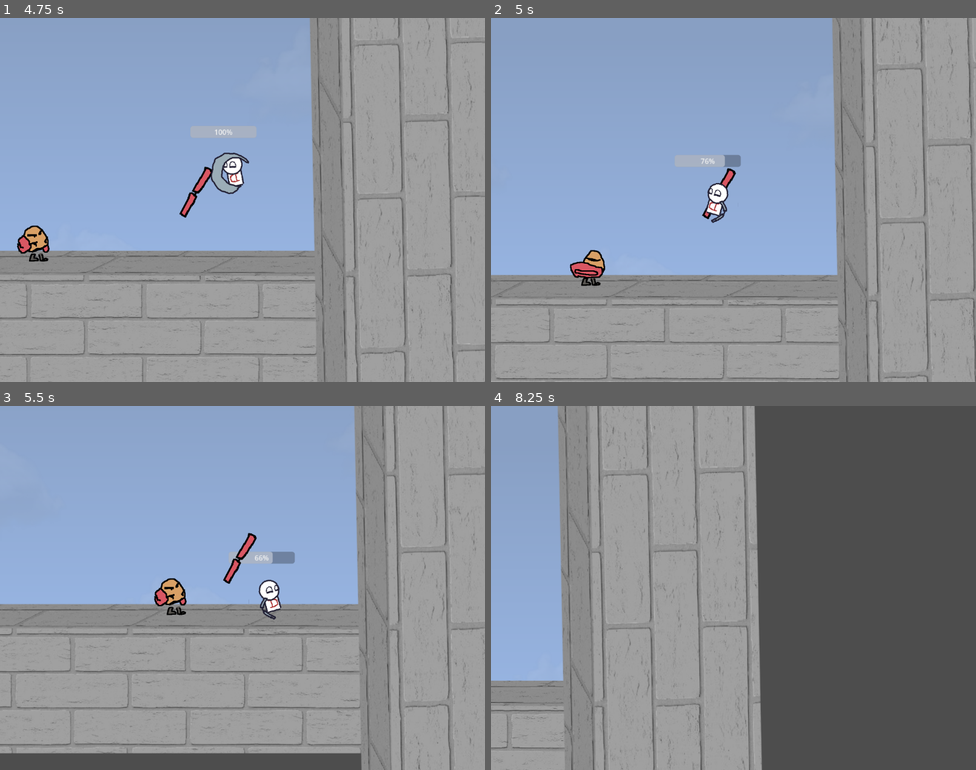
Above: before the commit, frames 1-4 (two rows, left to right).
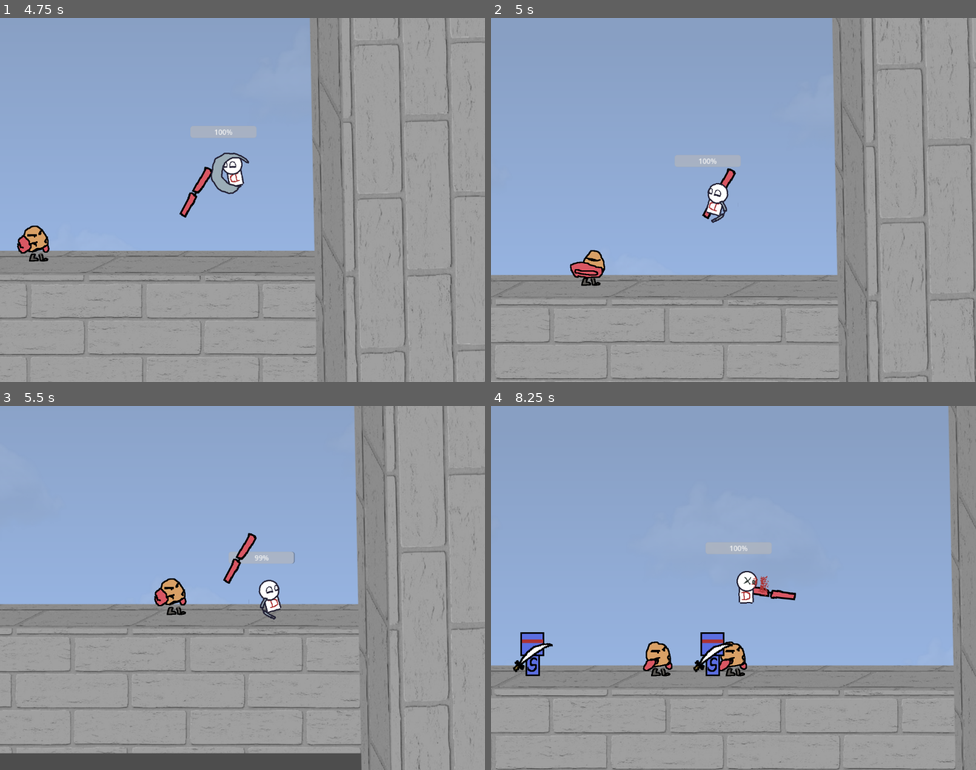
Above: after the commit, the same moments.

Repository: ManikomTMNT/DaysToGetEven
Game: Godot game, scene res://scene/main.tscn
The game is run twice, just before and just after one commit, with the same random seed, the same clock (stepped at 60 frames per second) and the same inputs. The engine's default icon, where the game draws it, is replaced by a stand-in: a white triangle on a blue panel in a dark square.
Inputs:
- Up to frame 1 (4.75 s): hold D (right) 0.53-2.03 s; tap K (atk) at 0.6, 1.35, 2.3, 2.85, 3.6, 4.55 s; tap J (jump) at 0.77, 1.52, 3.02, 3.77, 4.52 s; hold A (left) 2.03-2.78 s; tap L (dash) at 2.1, 4.35 s; hold D (right) 2.78-4.28 s; hold A (left) from 4.28 s (still down)
- Up to frame 2 (5 s): keep holding A (left)
- Up to frame 3 (5.5 s): release A (left) at 5.03 s; hold D (right) from 5.03 s (still down); tap K (atk) at 5.1 s
- Up to frame 4 (8.25 s): release D (right) at 5.78 s; hold A (left) 5.78-7.28 s; tap K (atk) at 5.85, 6.8, 7.35, 8.1 s; tap J (jump) at 6.02, 6.77, 7.52 s; tap L (dash) at 6.6 s; hold D (right) from 7.28 s (still down)

Frame 1 is identical in both runs. In frame 2, 0.1% of the frame differs, in the area x 42-52%, y 37-41%; in frame 3, 0.2%; in frame 4, 77%, in the area x 0-100%, y 0-100%.

Commit message:
m

Diff:
--- a/scene/Punchenem.tscn
+++ b/scene/Punchenem.tscn
@@ -84,7 +84,7 @@
 script = ExtResource("2_kmx34")
 atkrate = 0
 sort = "punch"
-dmg = 150
+dmg = 40
 
 [node name="F" type="CollisionShape2D" parent="Area2D2" unique_id=395228510]
 position = Vector2(36.46341, 5.9604645e-08)
@@ -95,7 +95,7 @@
 script = ExtResource("2_kmx34")
 atkrate = 1
 sort = "punch"
-dmg = 150
+dmg = 40
 
 [node name="F2" type="CollisionShape2D" parent="Area2D3" unique_id=162680758]
 position = Vector2(77.414635, -3.5527137e-15)
@@ -104,4 +104,4 @@
 [node name="AnimatedSprite2D" type="AnimatedSprite2D" parent="." unique_id=970009368]
 scale = Vector2(0.416, 0.416)
 sprite_frames = SubResource("SpriteFrames_x2ouf")
-frame_progress = 0.76120335
+frame_progress = 0.413044
--- a/scripts/PlayerAtkHit.gd
+++ b/scripts/PlayerAtkHit.gd
@@ -19,7 +19,7 @@
 		if Input.is_action_just_pressed("atk") and not  $"..".dizz and ($"..".state == $"..".States.NORMAL) or ($"..".state == $"..".States.ELECTRIC):
 			if $"..".state == $"..".States.ELECTRIC:
 				pdmg = dmg
-				dmg = 20
+				dmg = 100
 			else:
 				dmg = pdmg
 			is_atking = true;
--- a/scripts/ShockEnemy.gd
+++ b/scripts/ShockEnemy.gd
@@ -10,7 +10,7 @@
 @export var isjmp = false;
 
 var t = 200;
-
+var tt = 0;
 func ow(k):
 	hp -= k;
 	gothit = true;
@@ -35,8 +35,12 @@
 		for i in get_slide_collision_count():
 			var collision := get_slide_collision(i)
 			var collider := collision.get_collider()
-			if collider.is_in_group("Player") and player:
-				queue_free()
+			if collider:
+				tt += 1;
+				if tt > 10:
+					tt = 0
+					if collider.is_in_group("Player"):
+						queue_free()
 	if gothit:
 		gothit = false
 		velocity.x -= 300*sign(dir.x)
--- a/scripts/player.gd
+++ b/scripts/player.gd
@@ -36,7 +36,7 @@
 var timer = 0
 
 func ow(di, sort, dmg):
-	if state == States.NORMAL:
+	if state == States.NORMAL and not anim == AnimStates.ATK :
 		hp -= dmg;
 		dizz = true
 		timer = 0
